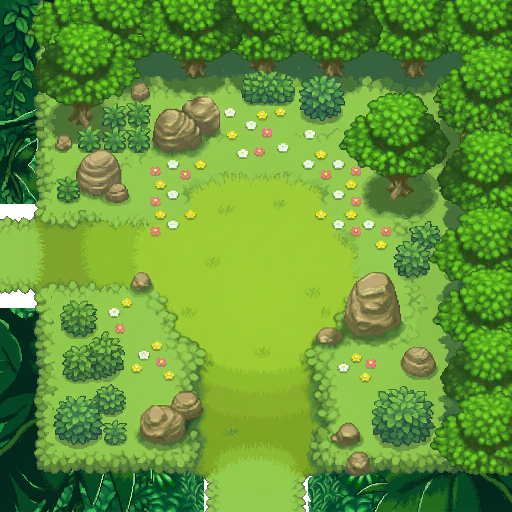
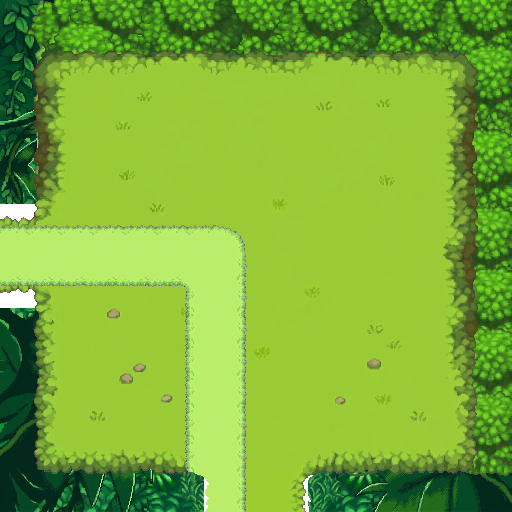
Revision of a layered 512 × 512 image; what changed, layer by layer:
painted on "01_sol" over [0, 50, 478, 512]
painted on "02_chemin" over [0, 199, 440, 512]
painted on "03_arbres" over [0, 51, 478, 473]
painted on "04_buissons" over [0, 50, 478, 474]
painted on "05_rochers" over [1, 68, 451, 512]
painted on "06_fleurs" over [59, 98, 424, 466]
moved "08_acces_S" above "08_acces_W" over [224, 481, 288, 512]
